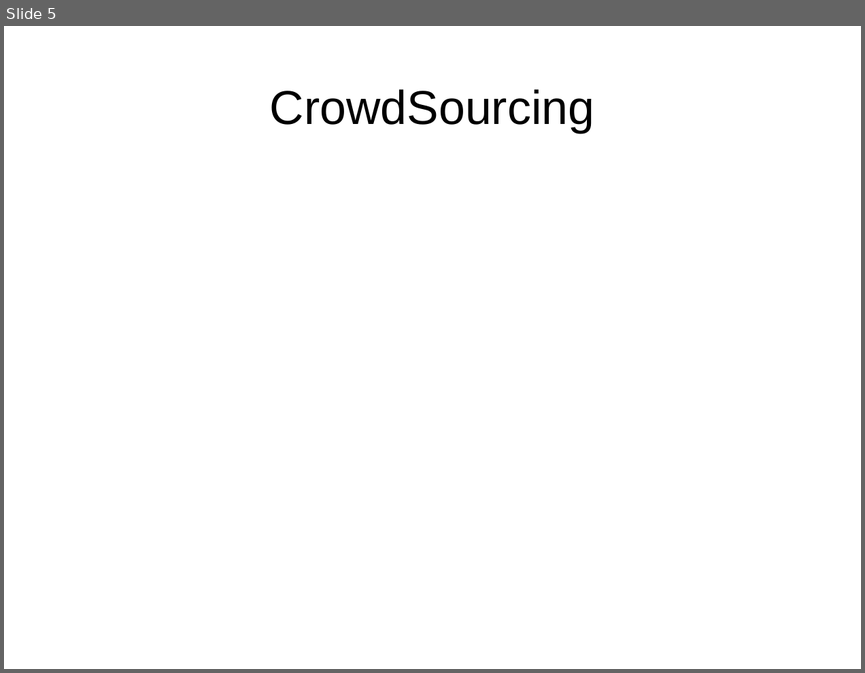
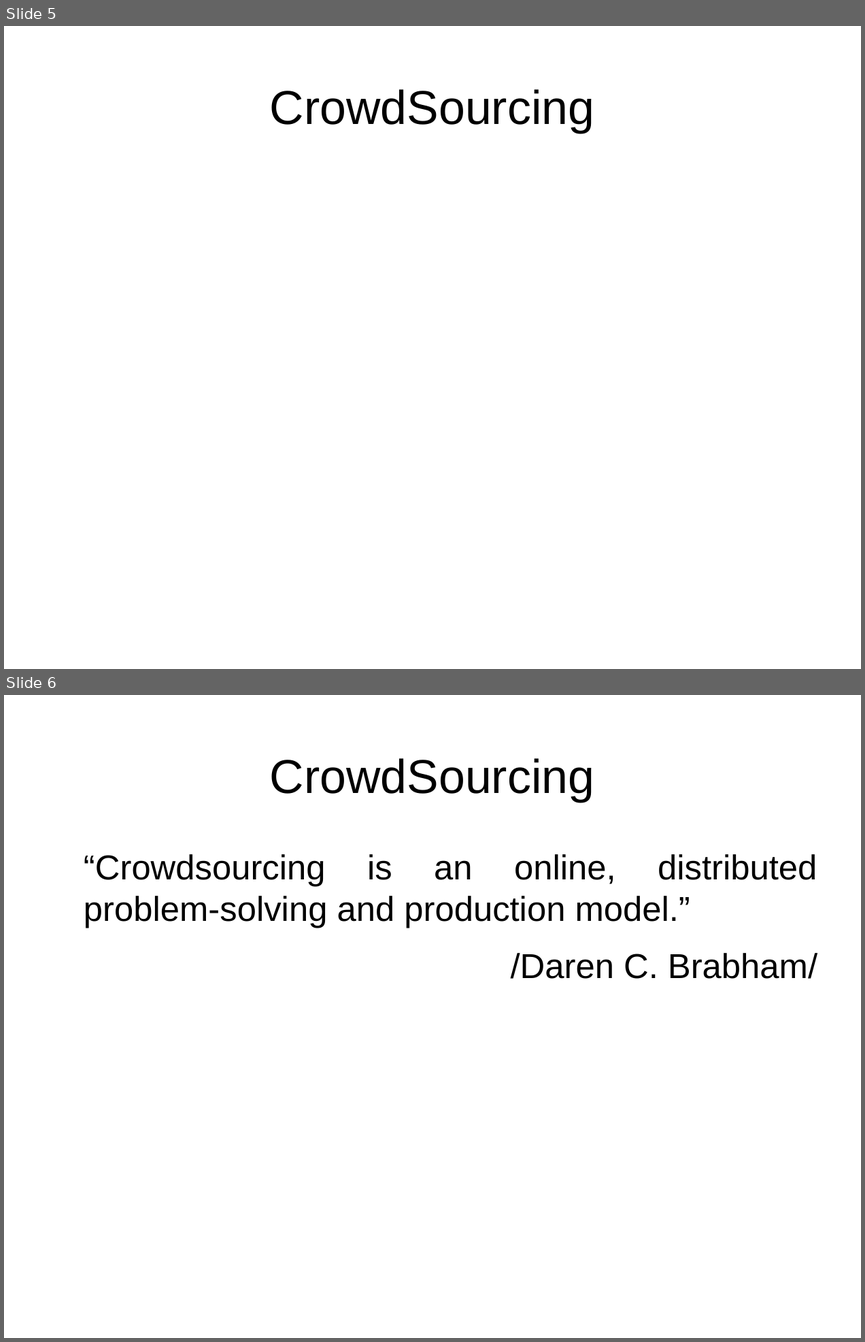
Before and after one commit to edudroid/ICTDroidLab, a slide deck: docs/hasznald_a_telefonom/droid_lab_hasznald_a_telefonom.odp. Shown one above the other, each under a label of ours: slide 5 before the commit, slides 5 and 6 after it. The pictures are 865x673 and 865x1342 pixels, drawn with LibreOffice and Linux fonts; fonts in the diff are those of the drawing. Boxes give left, top, right and bottom in pixels: in the first picture for what was removed or moved away, otherwise in the second. Text is boxed around its words. In the diff, an @@ line names an element or a change of style, - is before the commit and + after.

```diff
--- a/docs/hasznald_a_telefonom/droid_lab_hasznald_a_telefonom.odp
+++ b/docs/hasznald_a_telefonom/droid_lab_hasznald_a_telefonom.odp
@@ slide 6 added at box(4, 695, 861, 1338), background #FFFFFF @@
@@ title added at box(270, 758, 594, 802), 44 pt, text #000000 @@
+CrowdSourcing
@@ text added at box(84, 854, 817, 979), 32 pt, text #000000 @@
+“Crowdsourcing is an online, distributed problem-solving and production model.”
+/Daren C. Brabham/
```
Also in this commit, not shown: 2 slides changed, 1 slide removed, 9 other files.
